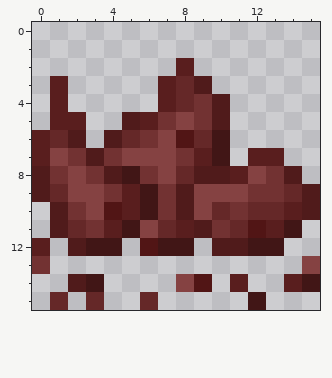
Two versions of one pixel-art sprite, WikiResources/item_views/crafting/crushed_netherrack.png. The picture above was drawn from the file before the commit.
The file is 64x64 pixels, drawn in blocks of 4x4; one block is one cell here.
After:
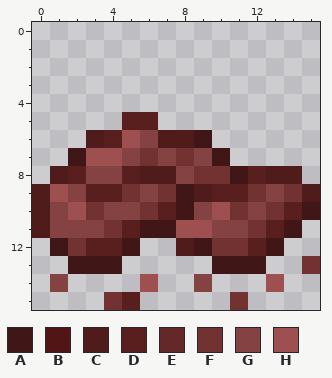
Palette (. is transparent): A #411616  B #511515  C #501b1b  D #591e1e  E #652828  F #723232  G #854242  H #9e4f4f
From old to new:
Changed rows in their new state; - is an unchanged pixel.
first column x 0:
 2 --------.-------
 3 -.-----...------
 4 -.-----....-----
 5 -..--D-....-----
 6 ...CDHGCCA.-----
 7 ..AHH-F--G--..--
 8 .CDGGDCCGFFADC--
 9 -H-DDFG-ACDD-GF-
10 CGHFGGFDA-H-GF-A
11 CGGGFDAAHHGGF---
12 .AFDDA..CAFFD---
13 .-AAA-----AAA--F
14 -G..--H-.G-.-H..
15 -.-.FD.----F.---
